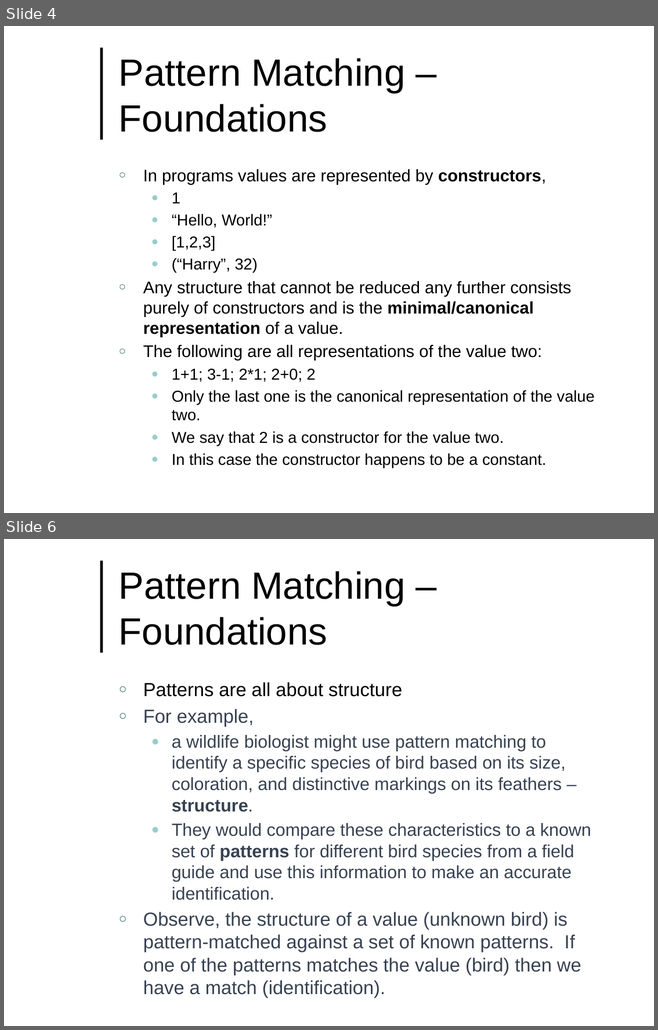
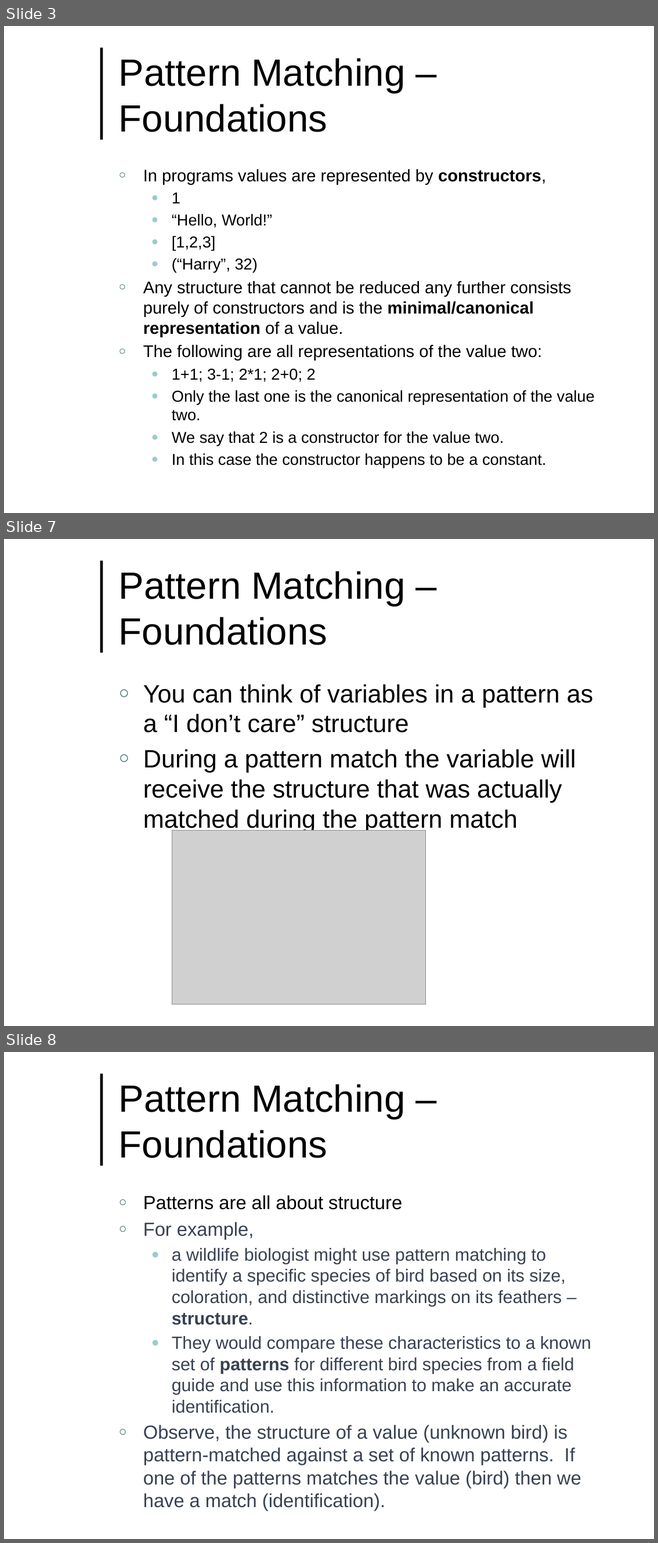
Before and after one commit to lutzhamel/CSC493, a slide deck: notes/csc493-ln004.pptx. Shown one above the other, each under a label of ours: slides 4 and 6 before the commit, slides 3, 7 and 8 after it; the slides between them are not shown. The pictures are 658x1030 and 658x1543 pixels, drawn with LibreOffice and Linux fonts; fonts in the diff are those of the drawing; grey boxes stand for pictures; background and template pictures are left out. Boxes give left, top, right and bottom in pixels: in the first picture for what was removed or moved away, otherwise in the second. Text is boxed around its words. In the diff, an @@ line names an element or a change of style, - is before the commit and + after.

```diff
--- a/notes/csc493-ln004.pptx
+++ b/notes/csc493-ln004.pptx
@@ slide 7 added at bbox=[4, 539, 654, 1026], background #FFFFFF; not listed: 1 template element that a slide beside it also shows @@
@@ title added at bbox=[119, 571, 405, 645], 42 pt, text #000000 @@
+Pattern Matching – Foundations
@@ text added at bbox=[143, 684, 593, 832], 27.8 pt, text #000000 @@
+○ You can think of variables in a pattern as a “I don’t care” structure
+○ During a pattern match the variable will receive the structure that was actually matched during the pattern match
@@ picture added at bbox=[172, 831, 425, 1005] @@
@@ what was slide 4 is now slide 3 @@
@@ what was slide 6 is now slide 8 @@
```
Also in this commit, not shown: 7 slides changed, 3 other slides added, 5 other files.
